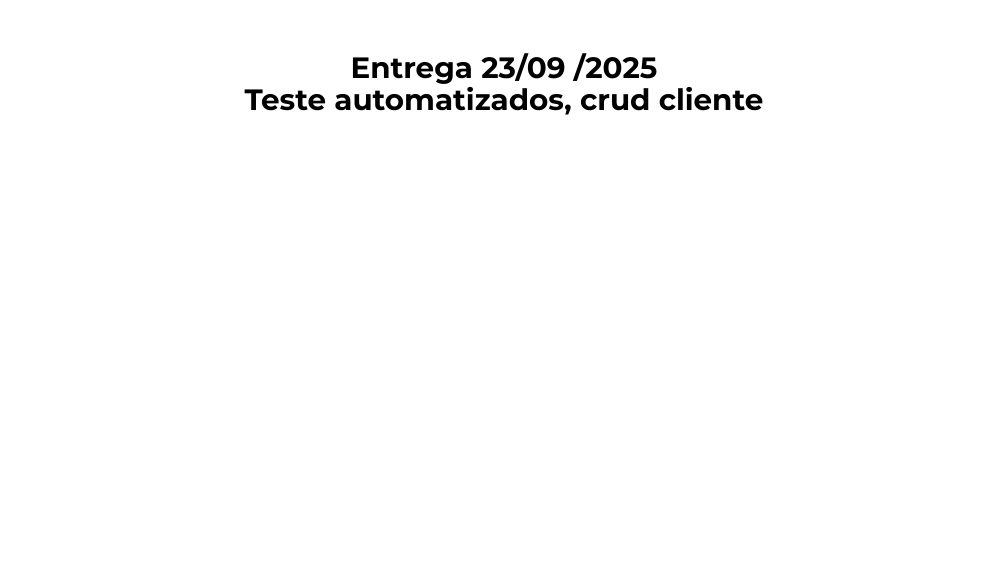
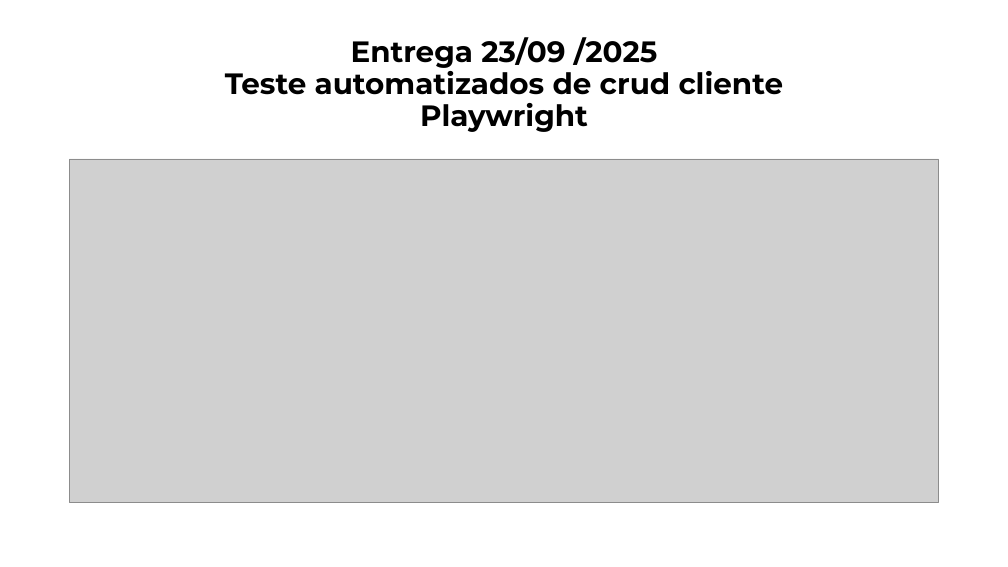
Before and after one commit to softwarekleberson/Clean_Ecommerce, a slide deck: slide 30 of docs/Ecommerce.pptx. Drawn at 1008x567 pixels with LibreOffice and Linux fonts; fonts in the diff are those of the drawing; grey boxes stand for pictures. Boxes give left, top, right and bottom in pixels: in the first picture for what was removed or moved away, otherwise in the second. Text is boxed around its words. In the diff, an @@ line names an element or a change of style, - is before the commit and + after.

Commit message:
fix(fixing e2e test errors and implementing exception cases in e2e client)

```diff
--- a/docs/Ecommerce.pptx
+++ b/docs/Ecommerce.pptx
@@ title at [225,37,784,132]: text changed @@
-Entrega 23/09 /2025
-Teste automatizados, crud cliente
+Entrega 23/09 /2025
+Teste automatizados de crud cliente
+Playwright
@@ picture added at [70,159,939,503] @@
```
Also in this commit, not shown: 1 other slide changed, 2 slides added, 37 other files.
